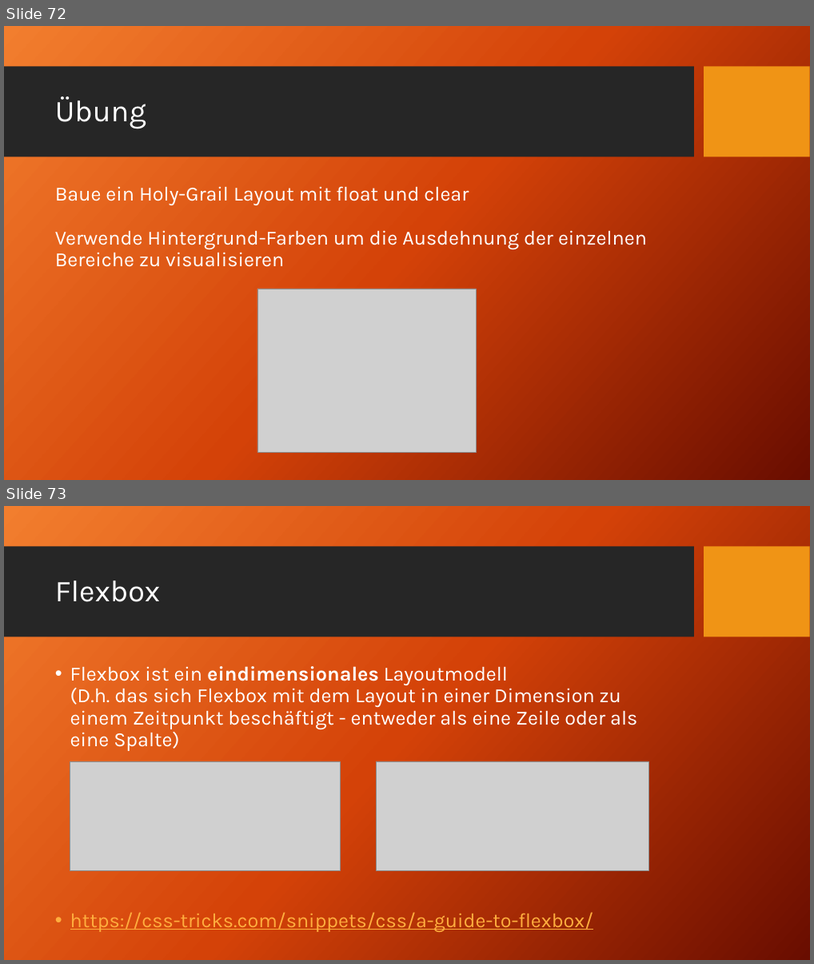
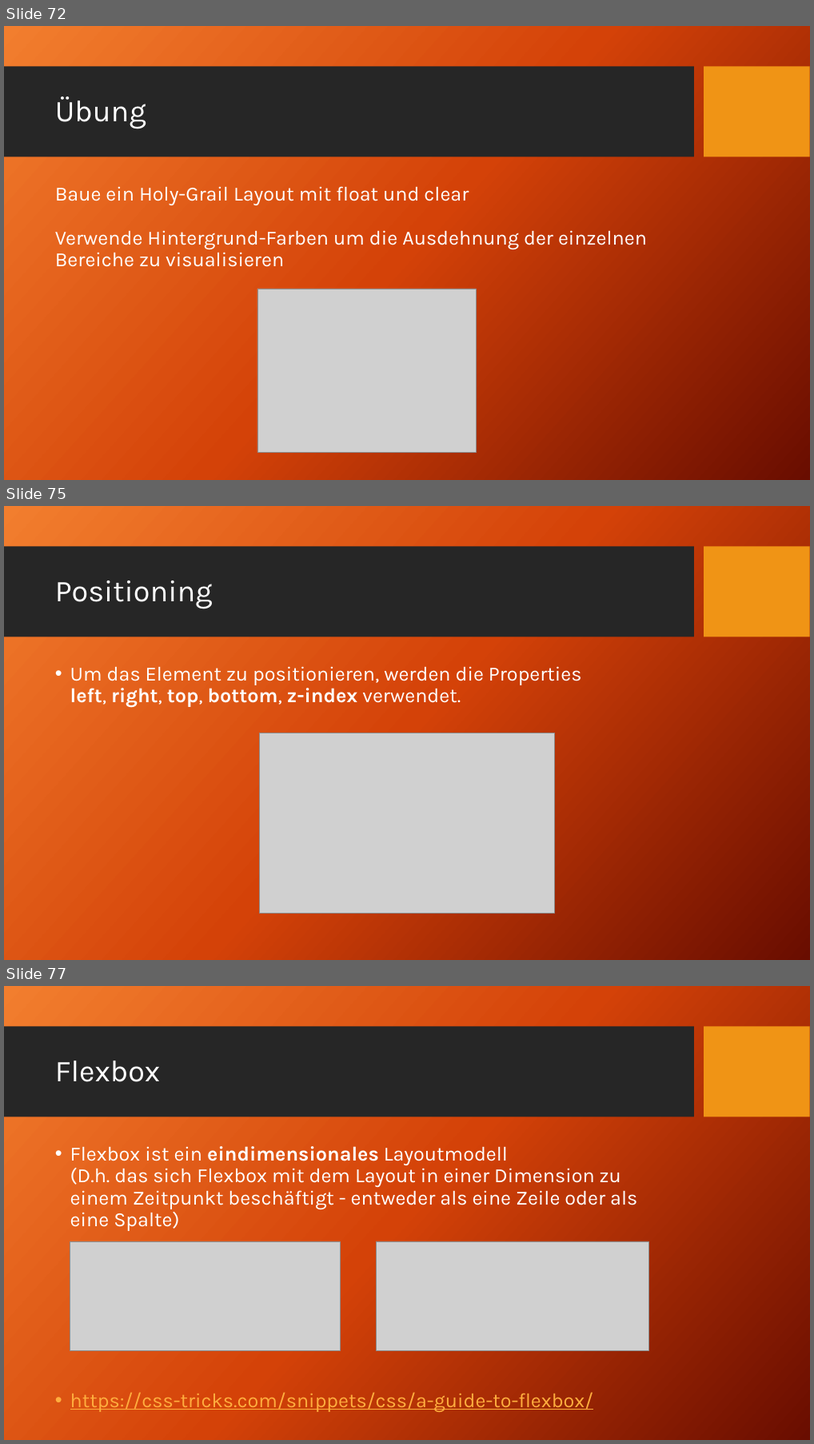
Before and after one commit to TomFrey/htmlCssBasicUebungen, a slide deck: html Schulung.pptx. Shown one above the other, each under a label of ours: slides 72 and 73 before the commit, slides 72, 75 and 77 after it; the slides between them are not shown. The pictures are 814x964 and 814x1444 pixels, drawn with LibreOffice and Linux fonts; fonts in the diff are those of the drawing; grey boxes stand for pictures; background and template pictures are left out. Boxes give left, top, right and bottom in pixels: in the first picture for what was removed or moved away, otherwise in the second. Text is boxed around its words. In the diff, an @@ line names an element or a change of style, - is before the commit and + after.

```diff
--- a/html Schulung.pptx
+++ b/html Schulung.pptx
@@ slide 75 added at (x1=4, y1=506, x2=810, y2=960), background picture (left out); not listed: 2 template elements that a slide beside it also shows @@
@@ title added at (x1=55, y1=580, x2=213, y2=608), 36 pt, text #FFFFFF @@
+Positioning
@@ text added at (x1=70, y1=666, x2=582, y2=708), 24 pt, text #FFFFFF @@
+• Um das Element zu positionieren, werden die Properties
+  left, right, top, bottom, z-index verwendet.
@@ picture added at (x1=259, y1=733, x2=555, y2=912) @@
@@ what was slide 73 is now slide 77 @@
```
Also in this commit, not shown: 3 other slides added.
